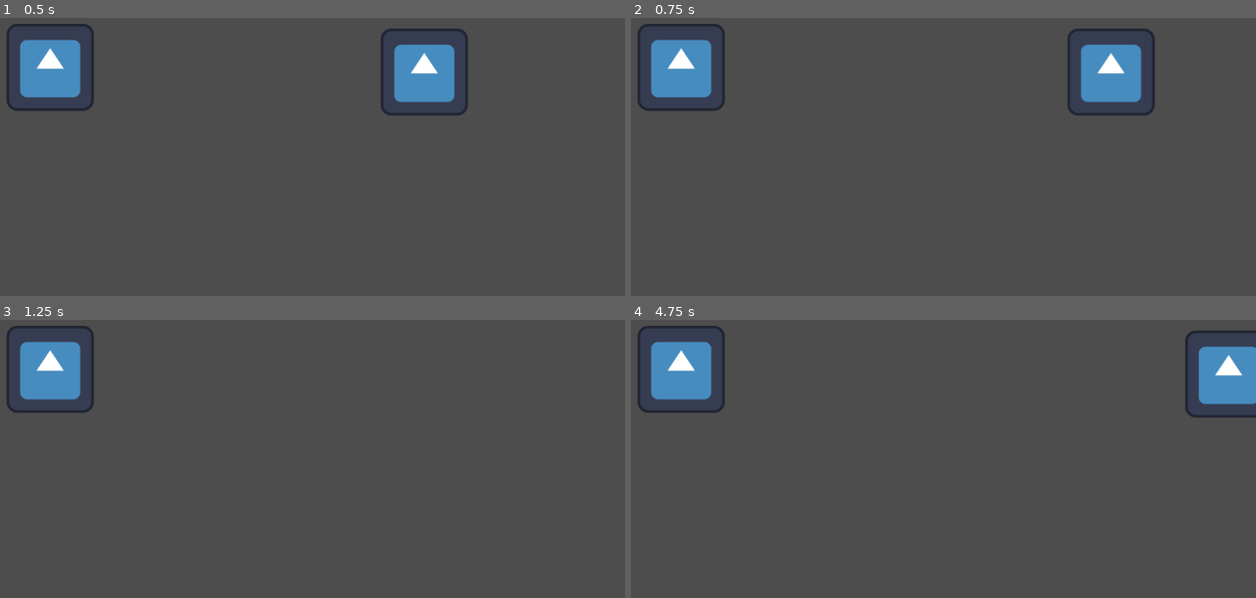
Above: before the commit, frames 1-4 (two rows, left to right).
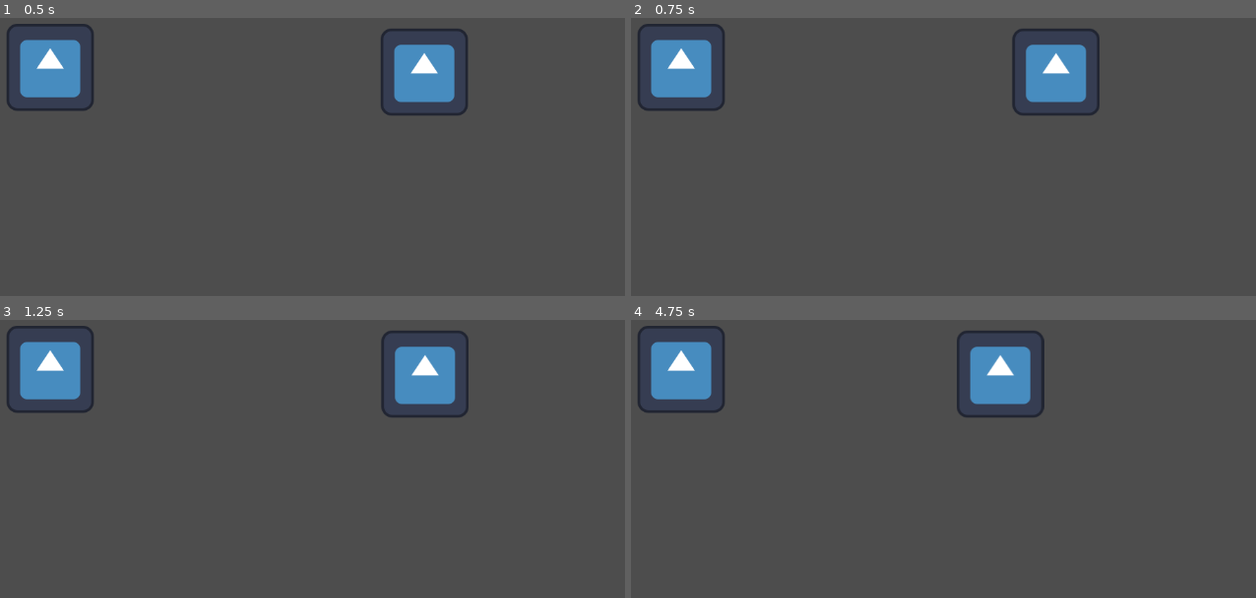
Above: after the commit, the same moments.

Repository: BenjaBelnap/Parry-God
Game: Godot game, scene res://Senes/main.tscn
Two runs of this game, one before a commit and one after it. Both use one fixed random seed, a clock stepped at 60 frames per second and the inputs below. The engine's default icon, where the game draws it, is replaced by a stand-in: a white triangle on a blue panel in a dark square.
Inputs:
- Up to frame 1 (0.5 s): no input
- Up to frame 2 (0.75 s): tap Enter at 0.5 s; hold D (move_right) from 0.53 s (still down); hold Space (parry) from 0.53 s (still down)
- Up to frame 3 (1.25 s): keep holding D (move_right); keep holding Space (parry)
- Up to frame 4 (4.75 s): release D (move_right) at 1.28 s; release Space (parry) at 1.28 s; hold S (move_down) 1.28-2.03 s; tap Space (parry) at 1.35, 2.85, 4.35 s; hold D (move_right) 2.03-2.78 s; hold Space (parry) 2.03-2.78 s; hold W (move_up) 2.78-3.53 s; hold Space (parry) 3.53-4.28 s; hold A (move_left) from 3.53 s (still down); tap Enter at 4.25 s

Frame 1 is identical in both runs. In frame 2, 4.5% of the frame differs, in the area x 60-84%, y 3-35%; in frame 3, 2.6%; in frame 4, 4.9%, in the area x 52-100%, y 3-35%.

Commit message:
player parry added

Diff:
--- a/Scripts/Player.gd
+++ b/Scripts/Player.gd
@@ -1,26 +1,65 @@
 extends CharacterBody2D  # Godot 4
+
+enum State { IDLE, ATTACK, PARRY }	# Define states
+
+class ParryTiming:
+	var perfect_window = 0.2  # 200ms parry window
+	var normal_window = 0.5  # 500ms for normal parry
+	func is_perfect_parry(timing):
+			return timing <= perfect_window
+
+	func is_normal_parry(timing):
+		return timing <= normal_window
+
 @export var max_speed = 600	# Top speed
 @export var acceleration = 2000 # How fast we speed up
-@export var friction =3000  # How fast we slow down
+@export var friction = 3000  # How fast we slow down
+@export var current_state = State.IDLE
+
+@export var parry_cooldown = 1.0	# Seconds between parries
+var parry_timer = ParryTiming.new()
+var input_lockout = false
+
+
+func take_damage():
+	if current_state == State.PARRY:
+		var timing = $Timer.wait_time
+		if parry_timer.is_perfect_parry(timing):
+			print("Perfect parry!")
+		elif parry_timer.is_normal_parry(timing):
+			print("Normal parry.")
+		else:
+			print("Failed parry.")
+
+
+func change_state(new_state):
+	current_state = new_state
 
 # Called when the node enters the scene tree for the first time.
 func _ready():
+	$Timer.wait_time = parry_cooldown
+
 	if is_in_group("player"):
 		print("Player is in the group!")
-
 
 
 func _physics_process(delta):
 	var input_dir = Vector2.ZERO
 
-	if Input.is_action_pressed("move_up"):
-		input_dir.y -= 1
-	if Input.is_action_pressed("move_down"):
-		input_dir.y += 1
-	if Input.is_action_pressed("move_left"):
-		input_dir.x -= 1
-	if Input.is_action_pressed("move_right"):
-		input_dir.x += 1
+	if not input_lockout:
+		if Input.is_action_pressed("parry"):
+			change_state(State.PARRY)
+			input_lockout = true
+			$Timer.start()
+			print("Start parry.")
+		if Input.is_action_pressed("move_up"):
+			input_dir.y -= 1
+		if Input.is_action_pressed("move_down"):
+			input_dir.y += 1
+		if Input.is_action_pressed("move_left"):
+			input_dir.x -= 1
+		if Input.is_action_pressed("move_right"):
+			input_dir.x += 1
 
 	input_dir = input_dir.normalized()	# Prevent diagonal speed boost
 
@@ -32,3 +71,10 @@
 		velocity = velocity.move_toward(Vector2.ZERO, friction * delta)
 
 	move_and_slide()
+
+
+func _on_timer_timeout():
+	change_state(State.IDLE)
+	input_lockout = false
+	print("End parry.")
+	$Timer.stop()
--- a/Senes/main.tscn
+++ b/Senes/main.tscn
@@ -29,6 +29,8 @@
 [node name="Sprite2D" type="Sprite2D" parent="GameBoard/Player"]
 texture = ExtResource("1_eqsmv")
 
+[node name="Timer" type="Timer" parent="GameBoard/Player"]
+
 [node name="DebugEnemy" type="CharacterBody2D" parent="GameBoard"]
 position = Vector2(310, 312)
 script = ExtResource("3_5ywbv")
@@ -53,6 +55,7 @@
 
 [node name="MainMenu" type="Node2D" parent="."]
 
+[connection signal="timeout" from="GameBoard/Player/Timer" to="GameBoard/Player" method="_on_timer_timeout"]
 [connection signal="body_entered" from="GameBoard/DebugEnemy/Area2D" to="GameBoard/DebugEnemy/Area2D" method="_on_body_entered"]
 [connection signal="body_exited" from="GameBoard/DebugEnemy/Area2D" to="GameBoard/DebugEnemy/Area2D" method="_on_body_exited"]
 [connection signal="player_detected" from="GameBoard/DebugEnemy/Area2D" to="GameBoard/DebugEnemy" method="_on_player_detected"]
